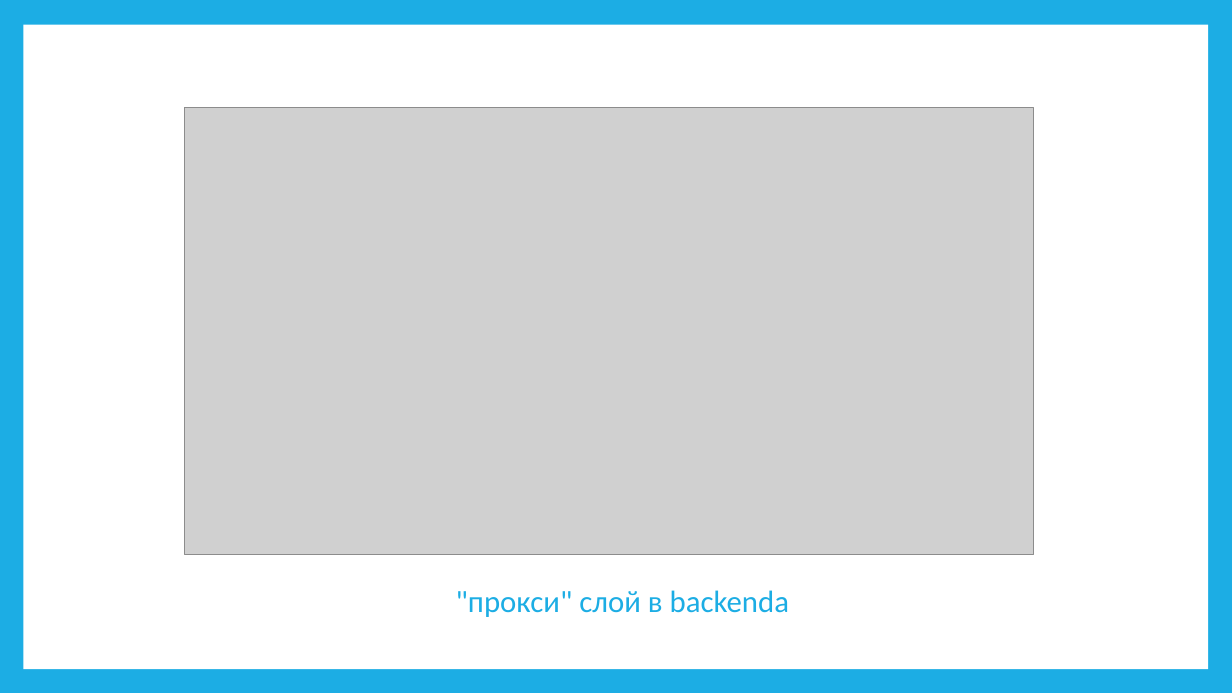
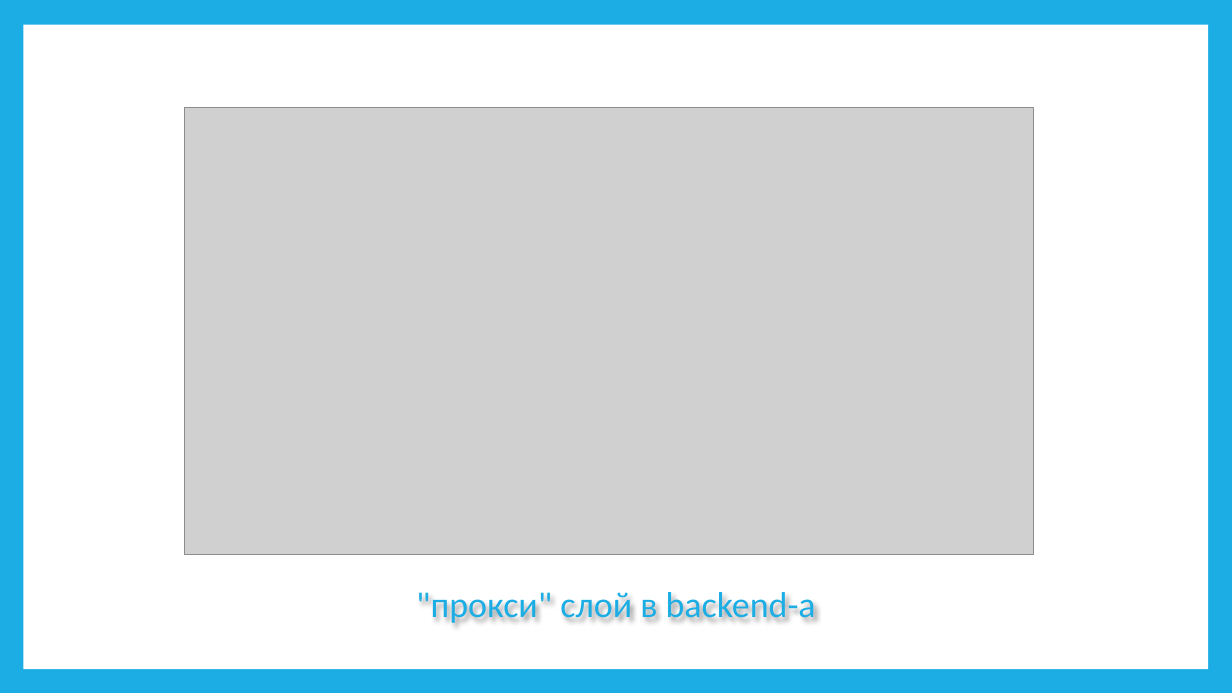
Before and after one commit to pgee-dzi2024/Theme_2505, a slide deck: slide 6 of dr/Защита- дипломен проект.pptx. Drawn at 1232x693 pixels with LibreOffice and Linux fonts; fonts in the diff are those of the drawing; grey boxes stand for pictures. Boxes give left, top, right and bottom in pixels: in the first picture for what was removed or moved away, otherwise in the second. Text is boxed around its words. In the diff, an @@ line names an element or a change of style, - is before the commit and + after.

```diff
--- a/dr/Защита- дипломен проект.pptx
+++ b/dr/Защита- дипломен проект.pptx
@@ text at [416,592,816,623]: text changed; size 24 to 28 pt @@
-"прокси" слой в backendа
+"прокси" слой в backend-а
```
Also in this commit, not shown: 3 other slides changed, 1 slide added, 1 slide removed, 2 other files.
